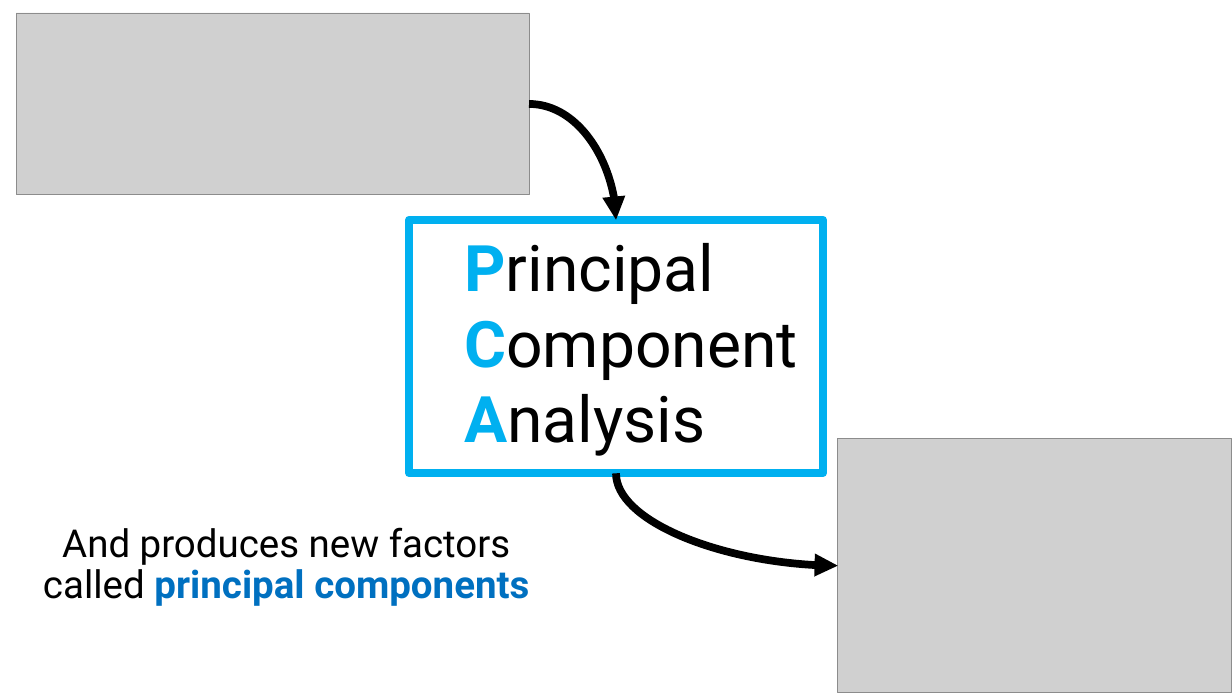
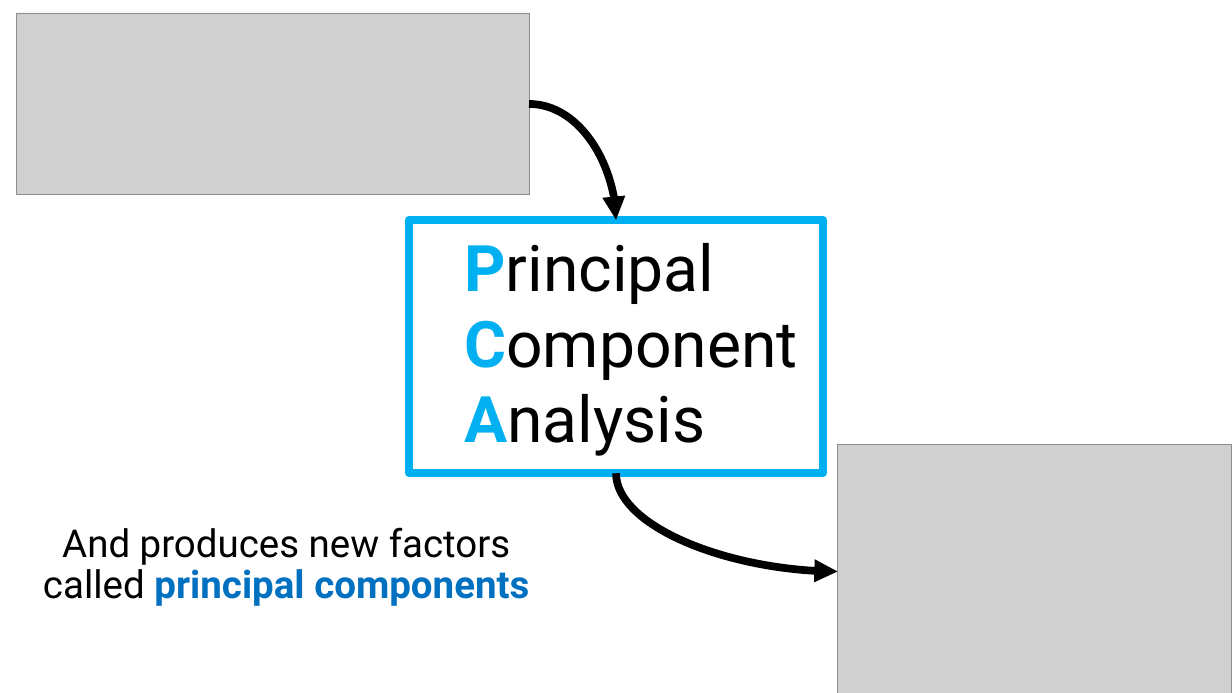
Before and after one commit to robitussin/CCADMACL, a slide deck: slide 15 of 7 - Principal Component Analysis/Introduction to Principal Component Analysis.pptx. Drawn at 1232x693 pixels with LibreOffice and Linux fonts; fonts in the diff are those of the drawing; grey boxes stand for pictures. Boxes give left, top, right and bottom in pixels: in the first picture for what was removed or moved away, otherwise in the second. Text is boxed around its words. In the diff, an @@ line names an element or a change of style, - is before the commit and + after.

```diff
--- a/7 - Principal Component Analysis/Introduction to Principal Component Analysis.pptx
+++ b/7 - Principal Component Analysis/Introduction to Principal Component Analysis.pptx
@@ picture: place and size @@
-picture at (838,438,1232,693)
+picture at (837,445,1232,693)
@@ curved arrow moved from (616, 473) - (838, 566) to (616, 473) - (837, 572) @@
```
Also in this commit, not shown: 16 other slides changed.
